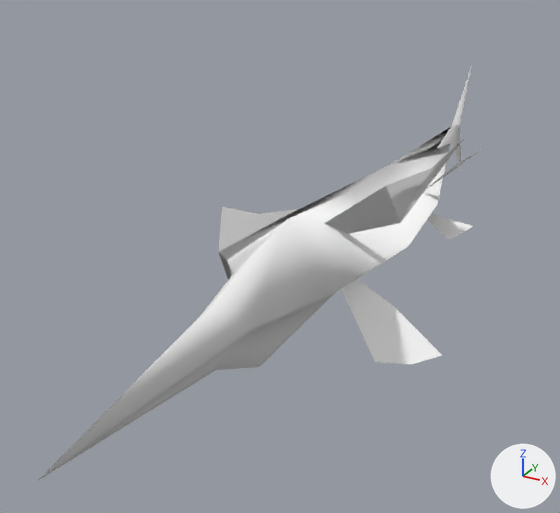
An edit to the glTF model public/3d/item/model__item__catch.ofs_53_0/4843fish53.gltf, drawn before and after from the same camera.
Both versions are drawn from a 50 mm lens placed at (0.344, -0.287, 0.347), pointed at (-0.07, 0.465, -0.03). Arrows for +X, +Y and +Z are at lower right; the lights stay in place. The first picture is the older version.

Objects in the first picture: '4843fish53'.
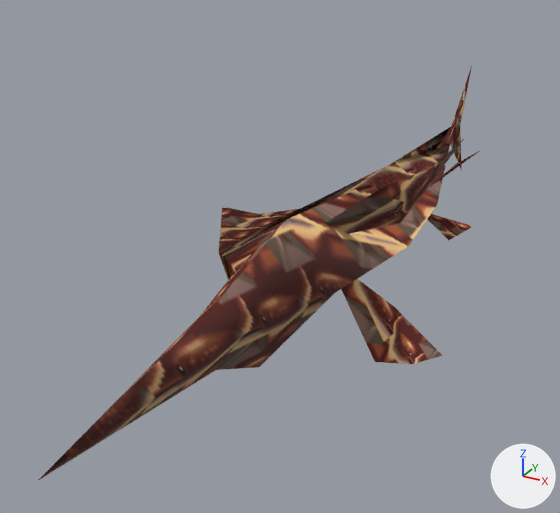
Changed parts and their boxes (x1, y1, x2, y2) in the pictures (560 x 513 px):
'4843fish53', surface changed (white to brown): (39, 66, 481, 480) in both

The change in detail:
Picture 'fish53' (img_fish53) is new.
In material 'fish53' (mat_fish53), base_color is no longer (1.0, 1.0, 1.0), white #ffffff.
In material 'fish53' (mat_fish53), texture is now set to img_fish53.
